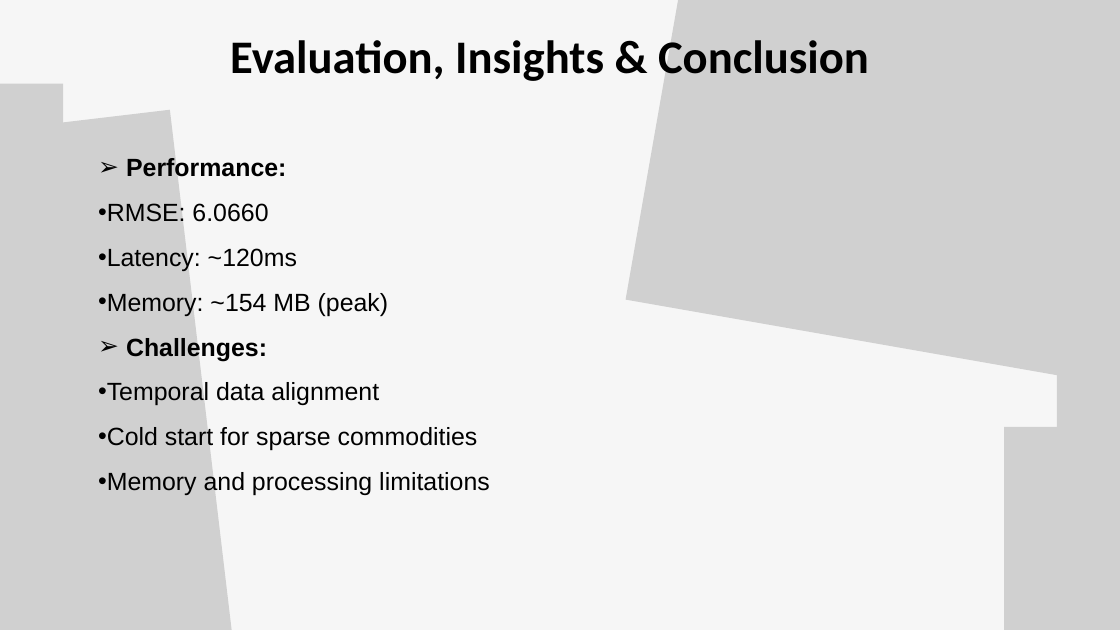
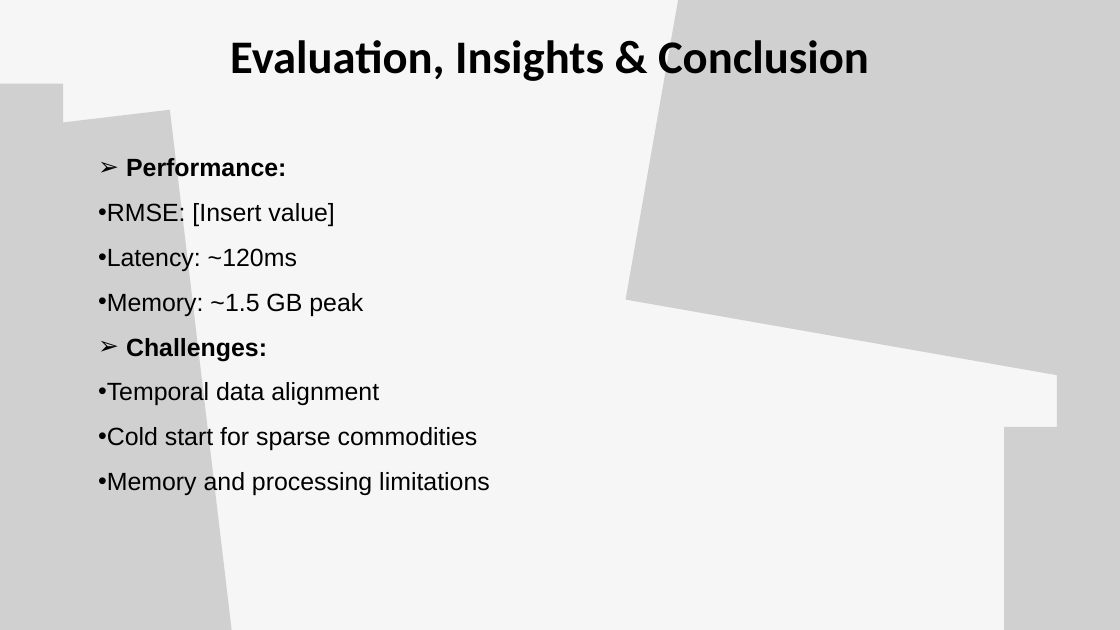
Before and after one commit to SasmikaYapa/Data_Crunch_078-2-, a slide deck: slide 9 of Crunch presentation.pptx. Drawn at 1120x630 pixels with LibreOffice and Linux fonts; fonts in the diff are those of the drawing; grey boxes stand for pictures. Boxes give left, top, right and bottom in pixels: in the first picture for what was removed or moved away, otherwise in the second. Text is boxed around its words. In the diff, an @@ line names an element or a change of style, - is before the commit and + after.

```diff
--- a/Crunch presentation.pptx
+++ b/Crunch presentation.pptx
@@ text at (x1=98, y1=203, x2=334, y2=227): text changed @@
-• RMSE: 6.0660
+• RMSE: [Insert value]
@@ text at (x1=98, y1=293, x2=363, y2=317): text changed @@
-• Memory: ~154 MB (peak)
+• Memory: ~1.5 GB peak
```
Also in this commit, not shown: 1 other slide changed, 9 other files.
